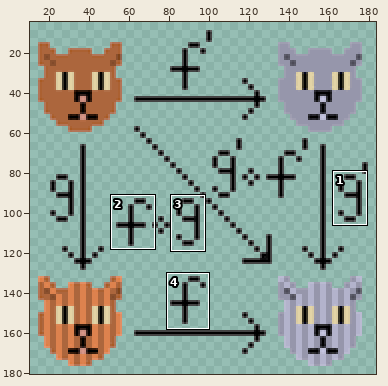
Sprite sheet, stored at library-logos/cats_1.png. Above, an overview of the earlier version with the close-up marked.
Close-up. Earlier state:
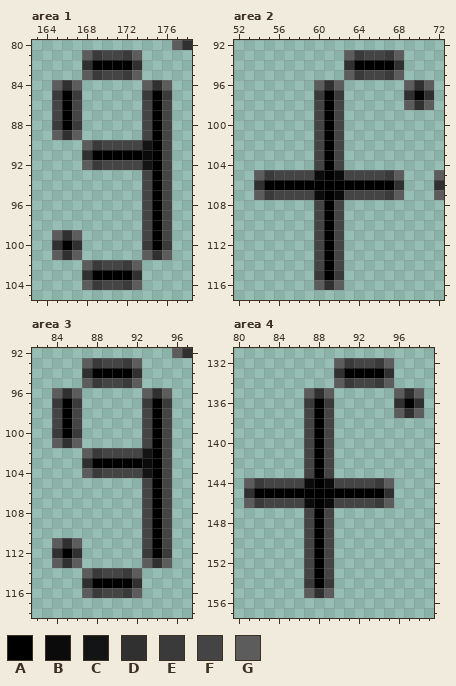
The file is 192x192 pixels. Colours within 5 levels of each other are drawn and written as one. Shown: area 1: x 163..178, y 80..105; area 2: x 52..72, y 92..117; area 3: x 82..97, y 92..118; area 4: x 80..99, y 131..157. The wide view leaves out empty margins. The commit also changed other parts of the picture, which this record leaves out.
Palette (. is transparent): A #000000  B #0b0b0b  C #141414  D #303030  E #3a3a3a  F #444444  G #5c5c5c
After:
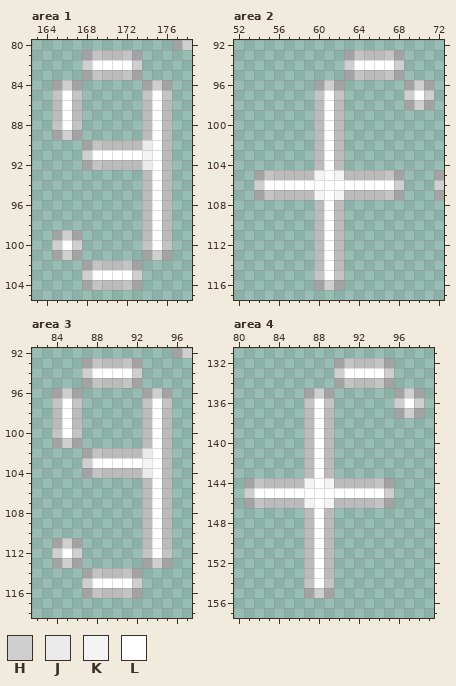
Colours new in this view: H #cfcfcf  J #ebebeb  K #f4f4f4  L #ffffff
Edits made:
Colour E changes from #3a3a3a to #c4c4c4.
Colour F changes from #444444 to #bbbbbb.
Colour G changes from #5c5c5c to #a3a3a3.
Area 1:
Colour H replaces colour D in row 80 at x 178; in row 82 at x 168 and 173; in row 84 at x 166 and 175; in row 89 at x 166; in row 91 at x 168; in row 99 at x 166.
Colour H replaces colour D in row 100 at x 165 and 167; in row 101 at x 166 and 175; in row 103 at x 168 and 173.
Colour J replaces colour C in row 90 at x 174; in row 92 at x 174.
Colour K replaces colour B in row 91 at x 174.
Colour L replaces colour A in row 82 at x 169 to 172; in rows 85 to 88 at x 166 and 175; in rows 89 to 90 at x 175; in row 91 at x 169 to 173 and 175; in rows 92 to 99 at x 175; in row 100 at x 166 and 175.
Colour L replaces colour A in row 103 at x 169 to 172.
Area 2:
Colour H replaces colour D in row 94 at x 63 and 68; in row 96 at x 61 and 70; in row 97 at x 69 and 71; in row 98 at x 70; in row 106 at x 54, 68 and 72; in row 116 at x 61.
Colour K replaces colour B in row 105 at x 60 and 62; in row 107 at x 60 and 62.
Colour L replaces colour A in row 94 at x 64 to 67; in row 97 at x 61 and 70; in rows 98 to 105 at x 61; in row 106 at x 55 to 67; in rows 107 to 115 at x 61.
Area 3:
Colour H replaces colour D in row 92 at x 97; in row 94 at x 87 and 92; in row 96 at x 85 and 94; in row 101 at x 85; in row 103 at x 87; in row 111 at x 85.
Colour H replaces colour D in row 112 at x 84 and 86; in row 113 at x 85 and 94; in row 115 at x 87 and 92.
Colour J replaces colour C in row 102 at x 93; in row 104 at x 93.
Colour K replaces colour B in row 103 at x 93.
Colour L replaces colour A in row 94 at x 88 to 91; in rows 97 to 100 at x 85 and 94; in rows 101 to 102 at x 94; in row 103 at x 88 to 92 and 94; in rows 104 to 111 at x 94; in row 112 at x 85 and 94.
Colour L replaces colour A in row 115 at x 88 to 91.
Area 4:
Colour H replaces colour D in row 133 at x 90 and 95; in row 135 at x 88 and 97; in row 136 at x 96 and 98; in row 137 at x 97; in row 145 at x 81 and 95; in row 155 at x 88.
Colour K replaces colour B in row 144 at x 87 and 89; in row 146 at x 87 and 89.
Colour L replaces colour A in row 133 at x 91 to 94; in row 136 at x 88 and 97; in rows 137 to 144 at x 88; in row 145 at x 82 to 94; in rows 146 to 154 at x 88.
Where, in picture pixels (left, top, right, bottom), the same in both close-ups:
changed: (52, 40, 192, 290)
changed: (254, 50, 444, 290)
changed: (52, 348, 192, 598)
changed: (244, 358, 424, 598)
